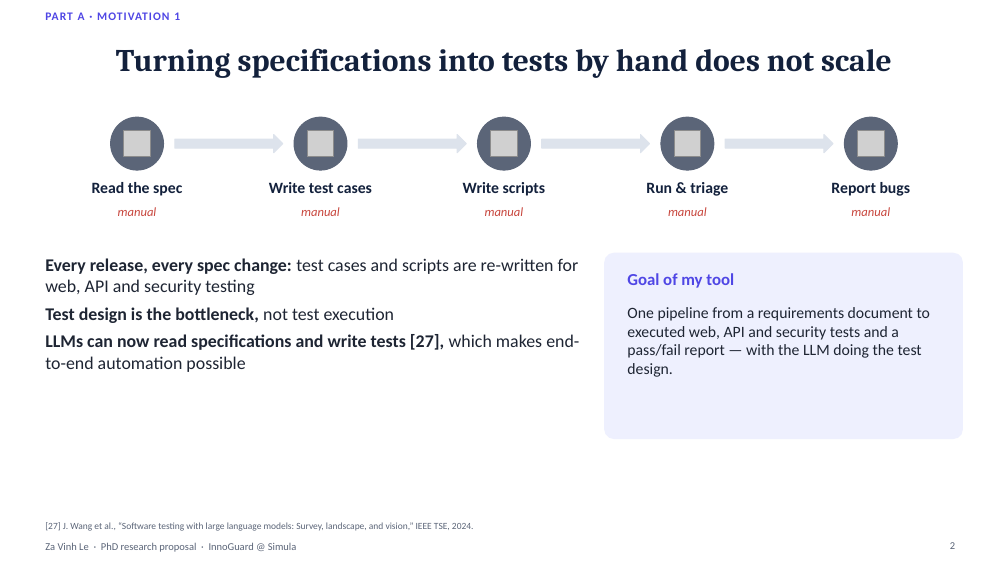
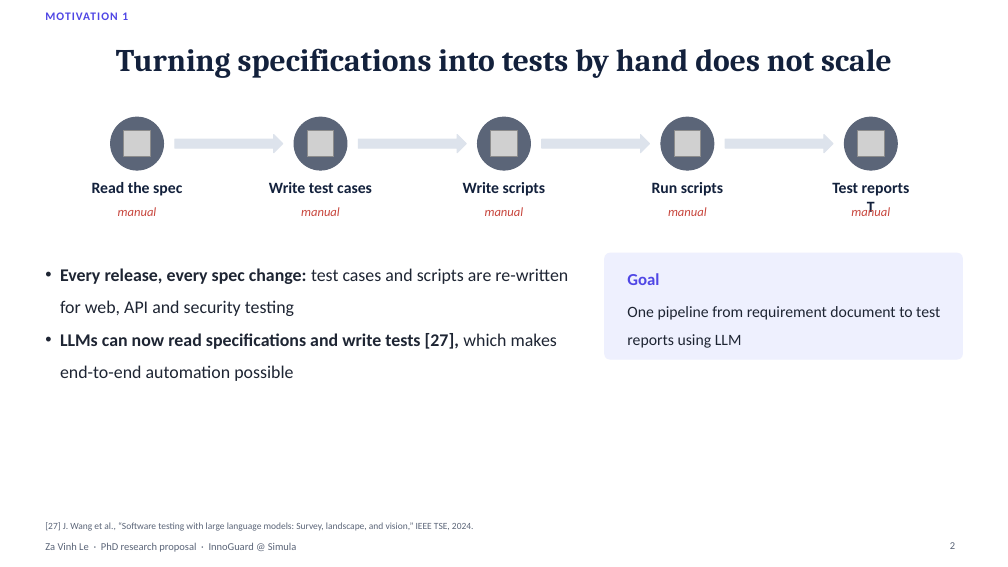
Before and after one commit to zavinhle/uq-testgen, a slide deck: slide 2 of deck/v2.pptx. Drawn at 1008x567 pixels with LibreOffice and Linux fonts; fonts in the diff are those of the drawing; grey boxes stand for pictures. Boxes give left, top, right and bottom in pixels: in the first picture for what was removed or moved away, otherwise in the second. Text is boxed around its words. In the diff, an @@ line names an element or a change of style, - is before the commit and + after.

```diff
--- a/deck/v2.pptx
+++ b/deck/v2.pptx
@@ text at box(45, 12, 128, 20): text changed @@
-PART A · MOTIVATION 1
+MOTIVATION 1
@@ text at box(652, 182, 723, 196): text changed @@
-Run & triage
+Run scripts
@@ text at box(832, 182, 910, 216): text changed @@
-Report bugs
+Test reports
+T
@@ text "Every release, every spec change: ..." at box(60, 268, 568, 381): line spacing 1 to 1.5 @@
@@ rounded rectangle: place and size @@
-rounded rectangle at box(605, 253, 963, 439)
+rounded rectangle at box(605, 253, 963, 359)
@@ text at box(627, 273, 659, 285): text changed @@
-Goal of my tool
+Goal
@@ text at box(45, 307, 395, 323): paragraph removed @@
-• Test design is the bottleneck, not test execution
@@ text at box(627, 306, 940, 348): text changed @@
-One pipeline from a requirements document to executed web, API and security tests and a pass/fail report — with the LLM doing the test design.
+One pipeline from requirement document to test reports using LLM
```
Also in this commit, not shown: 12 other slides changed, 32 other files.
